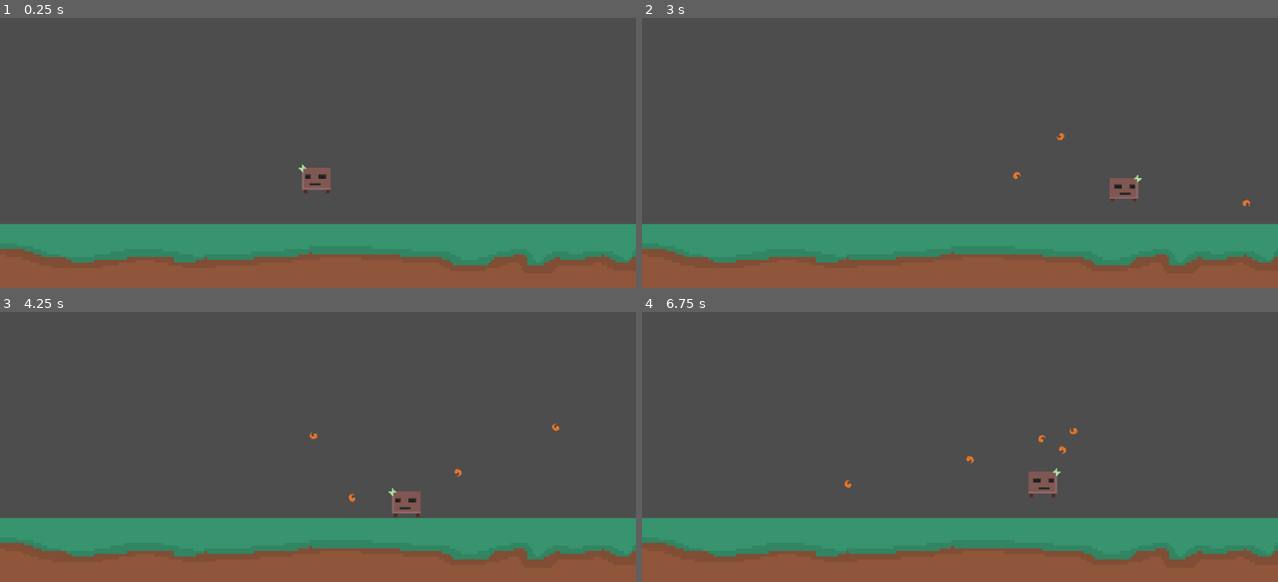
Above: before the commit, frames 1-4 (two rows, left to right).
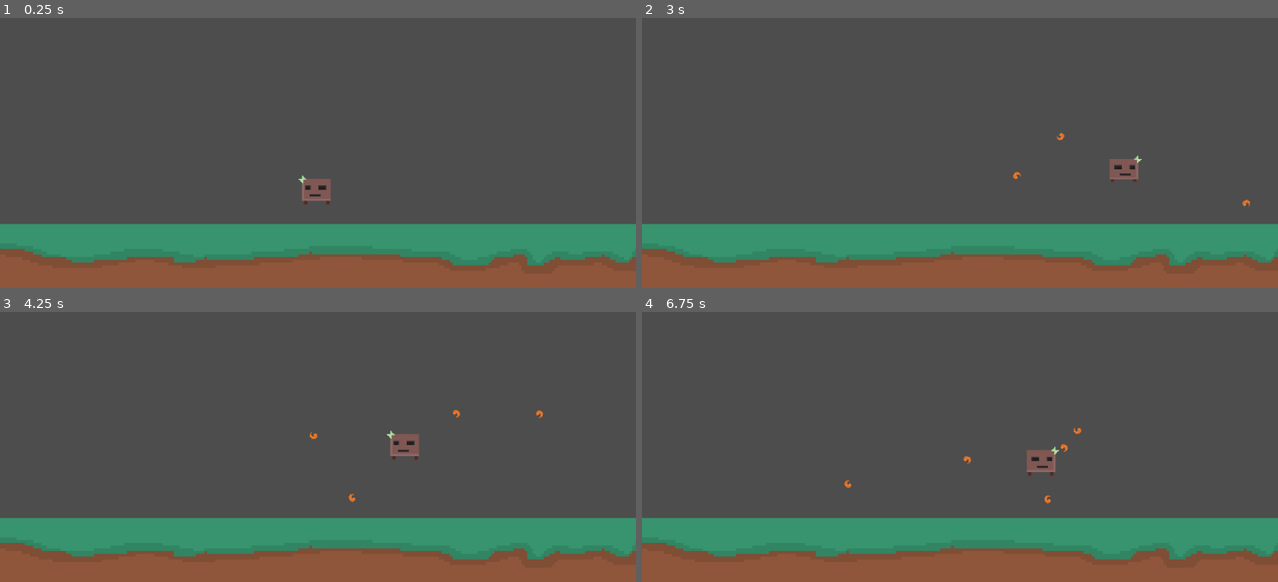
Above: after the commit, the same moments.

Repository: Fireball9670/Jump-and-Run
Game: Godot game, scene res://scenes/levels/level.tscn
Same seed, same stepped clock (60 frames per second), same inputs: the game is played once before the commit and once after it.
Inputs (mouse positions are in pixels of both pictures, inside the frame that each line leads up to):
- Up to frame 1 (0.25 s): no input
- Up to frame 2 (3 s): move the mouse to (1099, 90) at 0.52 s; press the mouse at (1099, 90) at 0.53 s; hold D (right) 0.53-1.28 s; move the mouse to (832, 126) at 1.27 s; release the mouse at (832, 126) at 1.28 s; hold Down (down) 1.28-2.03 s; click (832, 126) at 1.35 s; tap Enter at 2 s; move the mouse to (1023, 31) at 2.02 s; press the mouse at (1023, 31) at 2.03 s; hold D (right) 2.03-2.78 s; move the mouse to (928, 180) at 2.77 s; release the mouse at (928, 180) at 2.78 s; hold Up (up) from 2.78 s (still down); click (928, 180) at 2.85 s
- Up to frame 3 (4.25 s): move the mouse to (508, 457) at 3.52 s; release Up (up) at 3.53 s; press the mouse at (508, 457) at 3.53 s; hold Left (left) from 3.53 s (still down)
- Up to frame 4 (6.75 s): move the mouse to (769, 349) at 4.27 s; release the mouse at (769, 349) at 4.28 s; click (769, 349) at 4.35 s; move the mouse to (991, 403) at 5.02 s; release Left (left) at 5.03 s; press the mouse at (991, 403) at 5.03 s; hold Down (down) 5.03-5.78 s; move the mouse to (864, 314) at 5.77 s; release the mouse at (864, 314) at 5.78 s; hold D (right) 5.78-6.53 s; click (864, 314) at 5.85 s; move the mouse to (1099, 384) at 6.52 s; press the mouse at (1099, 384) at 6.53 s; hold Up (up) from 6.53 s (still down)

The runs differ from the first frame. In frame 1, 0.4% of the frame differs, in the area x 46-53%, y 54-70%; in frame 2, 0.6%; in frame 3, 0.8%; in frame 4, 0.9%, in the area x 50-70%, y 42-72%.

Commit message:
fireballs ignore player collision

Diff:
--- a/scenes/levels/level.tscn
+++ b/scenes/levels/level.tscn
@@ -12,6 +12,8 @@
 [node name="StaticBody2D" parent="." instance=ExtResource("3_suf08")]
 position = Vector2(570, 532)
 scale = Vector2(5, 5)
+collision_layer = 3
+collision_mask = 3
 
 [node name="Player" parent="." instance=ExtResource("2_hnri6")]
 position = Vector2(573, 439)
--- a/scenes/player/player.gd
+++ b/scenes/player/player.gd
@@ -2,7 +2,7 @@
 
 var can_fire: bool = true
 
-const GRAVITY = 400.0
+var gravity = 1000.0
 const WALKSPEED = 200
 
 signal fireball(pos, direction)
@@ -27,10 +27,13 @@
 
 func _physics_process(delta):
 	var direction = Input.get_vector("left","right","up","down")
-	if direction.y < 0:
-		velocity.y = -200
+	if Input.is_action_just_pressed("up"):
+		gravity = 300.0
+		velocity.y = -400
+	elif Input.is_action_just_released("up"):
+		gravity = 1000.0
 	else:
-		velocity.y += delta * GRAVITY
+		velocity.y += delta * gravity
 	velocity.x = direction.x * WALKSPEED
 	var motion = velocity * delta
 	move_and_slide()
--- a/scenes/projectiles/fireball.tscn
+++ b/scenes/projectiles/fireball.tscn
@@ -33,6 +33,8 @@
 radius = 8.0
 
 [node name="Fireball" type="RigidBody2D"]
+collision_layer = 2
+collision_mask = 2
 physics_material_override = SubResource("PhysicsMaterial_aj6e5")
 script = ExtResource("1_bxtlj")
 
